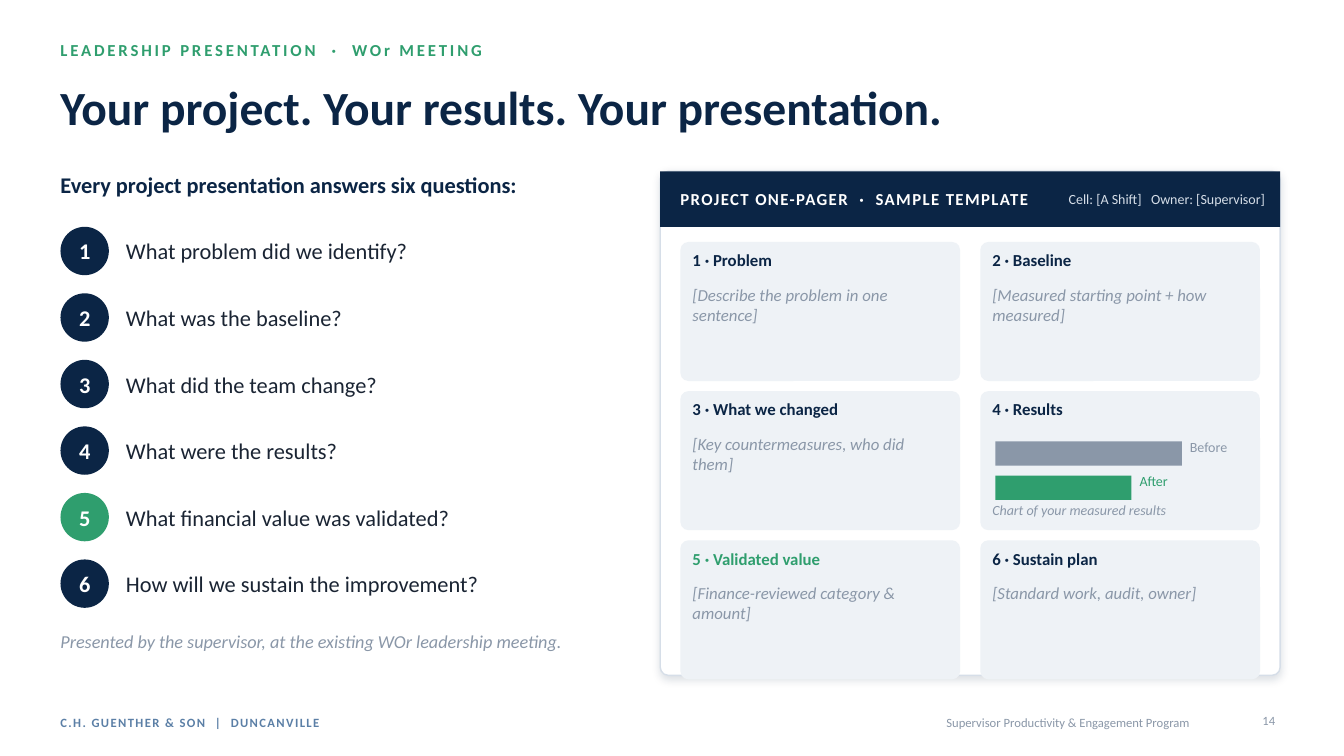
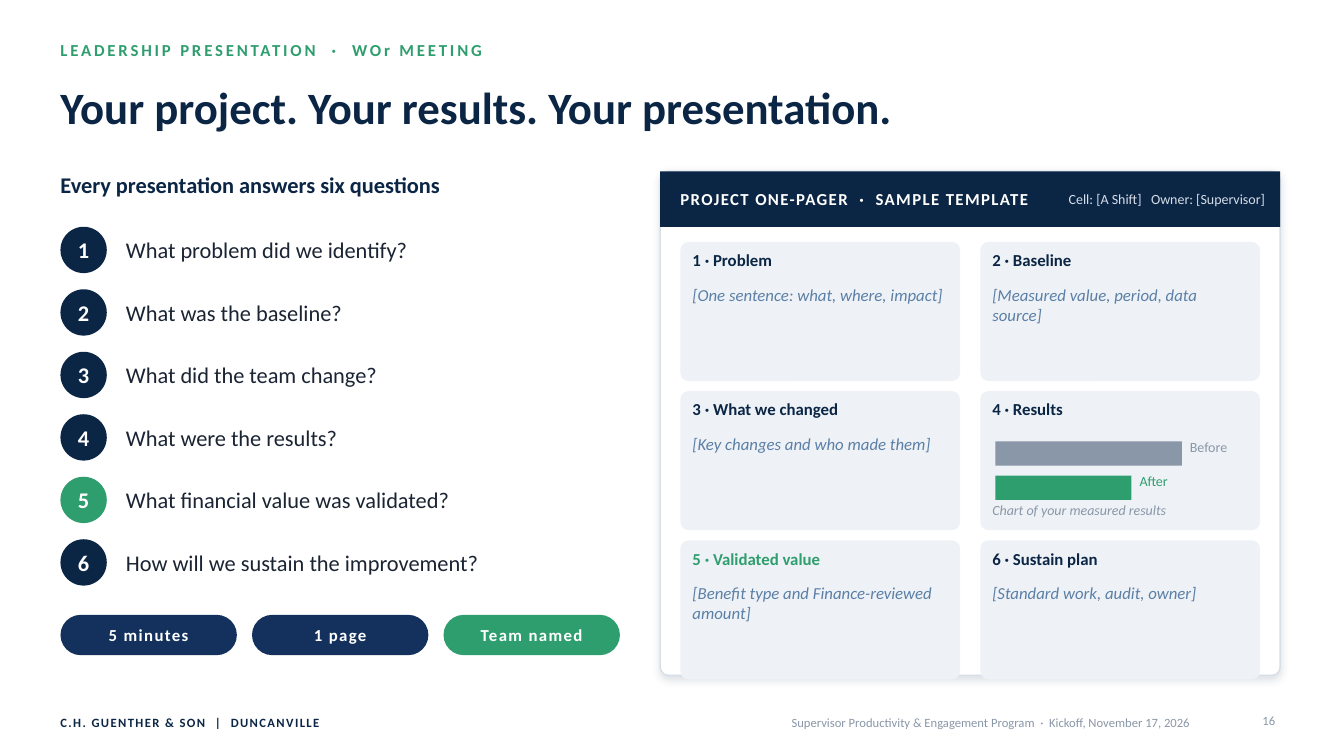
Before and after one commit to mabendeh/QMS_System1, a slide deck: slide 16 of presentations/CHG_Duncanville_Supervisor_Program/CHG_Duncanville_Supervisor_Productivity_Program_Kickoff.pptx (slide 14 before the commit). Drawn at 1344x756 pixels with LibreOffice and Linux fonts; fonts in the diff are those of the drawing. Boxes give left, top, right and bottom in pixels: in the first picture for what was removed or moved away, otherwise in the second. Text is boxed around its words. In the diff, an @@ line names an element or a change of style, - is before the commit and + after.

```diff
--- a/presentations/CHG_Duncanville_Supervisor_Program/CHG_Duncanville_Supervisor_Productivity_Program_Kickoff.pptx
+++ b/presentations/CHG_Duncanville_Supervisor_Program/CHG_Duncanville_Supervisor_Productivity_Program_Kickoff.pptx
@@ title "Your project. Your results. Your ..." at box(60, 92, 891, 132): size 34 to 32 pt @@
@@ text at box(60, 177, 440, 197): text changed @@
-Every project presentation answers six questions:
+Every presentation answers six questions
@@ 2 texts, 1 ellipse: place and size @@
-2 texts, 1 ellipse at box(60, 293, 342, 342)
+2 texts, 1 ellipse at box(60, 289, 342, 336)
@@ text at box(692, 289, 942, 304): text changed; text colour #8A97A8 to #5B7FA6 @@
-[Describe the problem in one sentence]
+[One sentence: what, where, impact]
@@ text at box(992, 289, 1197, 323): text changed; text colour #8A97A8 to #5B7FA6 @@
-[Measured starting point + how measured]
+[Measured value, period, data source]
@@ 4 texts, 2 ellipses: place and size @@
-4 texts, 2 ellipses at box(60, 360, 376, 475)
+4 texts, 2 ellipses at box(60, 352, 376, 461)
@@ text at box(692, 438, 931, 453): text changed; text colour #8A97A8 to #5B7FA6 @@
-[Key countermeasures, who did them]
+[Key changes and who made them]
@@ 2 texts, 1 ellipse: place and size @@
-2 texts, 1 ellipse at box(60, 493, 449, 541)
+2 texts, 1 ellipse at box(60, 477, 449, 523)
@@ 2 texts, 1 ellipse: place and size @@
-2 texts, 1 ellipse at box(60, 560, 478, 608)
+2 texts, 1 ellipse at box(60, 539, 478, 586)
@@ text at box(692, 587, 932, 621): text changed; text colour #8A97A8 to #5B7FA6 @@
-[Finance-reviewed category & amount]
+[Benefit type and Finance-reviewed amount]
@@ text "[Standard work, audit, owner]" at box(992, 587, 1196, 601): text colour #8A97A8 to #5B7FA6 @@
@@ rounded rectangle added at box(60, 615, 237, 655), fill #13315C @@
@@ text added at box(109, 629, 189, 641), 12 pt, text #FFFFFF, bold @@
+5 minutes
@@ rounded rectangle added at box(252, 615, 429, 655), fill #13315C @@
@@ rounded rectangle added at box(444, 615, 620, 655), fill #2F9E6E @@
@@ text added at box(481, 629, 583, 641), 12 pt, text #FFFFFF, bold @@
+Team named
@@ text removed at box(60, 635, 562, 651) @@
-Presented by the supervisor, at the existing WOr leadership meeting.
@@ text added at box(314, 630, 367, 644), 12 pt, text #FFFFFF, bold @@
+1 page
@@ text "C.H. GUENTHER & SON | ..." at box(60, 718, 320, 727): text colour #5B7FA6 to #0B2545 @@
@@ text at box(792, 718, 1190, 729): text changed @@
-Supervisor Productivity & Engagement Program
+Supervisor Productivity & Engagement Program · Kickoff, November 17, 2026
@@ page number at box(1262, 716, 1275, 725): text changed @@
-14
+16
```
Also in this commit, not shown: 14 other slides changed, 9 slides added, 6 slides removed, 3 other files.
